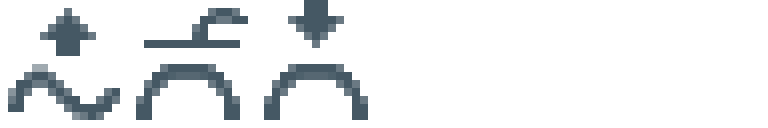
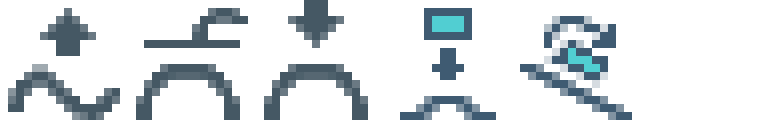
Comparing the layer stacks of the two (768, 128) images. Changes:
added layer "Layer 23" above "Layer 22" over [416, 16, 632, 120]
added layer "Layer 22" above "Layer 21" over [400, 8, 496, 120]
